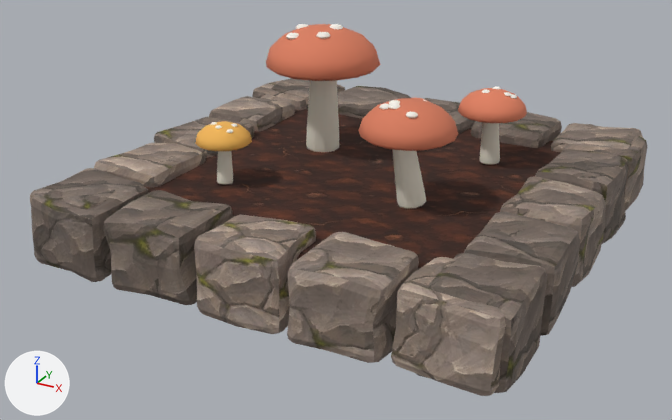
The glTF model assets/models/stations/farm_plot.glb: old version first, new version second.
Both versions are drawn from a 50 mm camera at (1.122, -2.2, 1.135) aimed at (-0.029, -0.108, 0.089). The lights are fixed; the arrows at lower left show +X, +Y and +Z. The first picture is the older version. Vertices at exactly the same position are counted once.

The older version as bpy lines, for what is in view:
```python
me_sphere_024 = bpy.data.meshes.new('Sphere.024')
me_sphere_024.from_pydata(...)  # 5998 vertices, 11772 faces; spans x -0.671..0.671, y -0.672..0.672, z 0.0..0.547
me_sphere_024.materials.append(mat_spot)  # white #f9f6ed
me_sphere_024.materials.append(mat_soil_b)  # picture img_soil_b
me_sphere_024.materials.append(mat_stone_b)  # picture img_stone_b
me_sphere_024.materials.append(mat_stone_c)  # picture img_stone_c
me_sphere_024.materials.append(mat_stone_a)  # picture img_stone_a
me_sphere_024.materials.append(mat_bone__0_07)  # pale yellow #e6e0d1
me_sphere_024.materials.append(mat_mushroom_red__0_06)  # orange #da7d5e
me_sphere_024.materials.append(mat_gill)  # pale yellow #efe5ce
me_sphere_024.materials.append(mat_bone__0_03)  # pale yellow #f0ead9
me_sphere_024.materials.append(mat_mushroom_red__0_09)  # orange #d87c5d
me_sphere_024.materials.append(mat_bone__0_05)  # pale yellow #e8e2d2
me_sphere_024.materials.append(mat_mushroom_red__0_01)  # orange #e08161
me_sphere_024.materials.append(mat_crystal_amber__0_08)  # orange #f1b556
me_sphere_024.materials.append(mat_bone__0_01)  # pale yellow #ece6d6
me_sphere_024.materials.append(mat_mushroom_red__0_04)  # orange #e58463
ob_model = bpy.data.objects.new('model', me_sphere_024)
ob_model.location = (0.0, 0.0, 0.0)
```
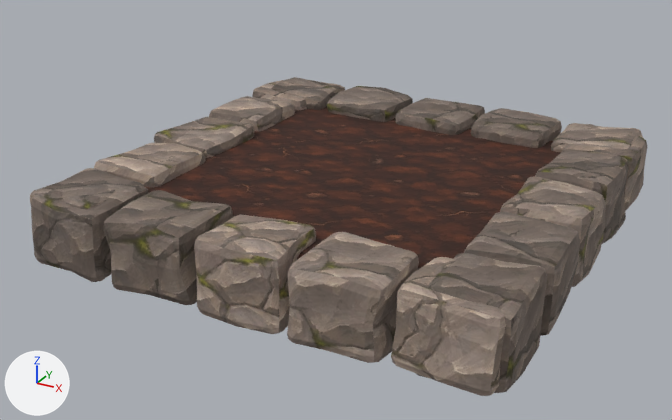
Edits to the bpy script that builds the scene:
```text
Change me_sphere_024:
    used by ob_model
    remove me_sphere_024.from_pydata(...)  # 5998 vertices, 11772 faces; spans x -0.671..0.671, y -0.672..0.672, z 0.0..0.547
    remove me_sphere_024.materials.append(mat_spot)  # white #f9f6ed
    add me_sphere_024.from_pydata(...)  # 2058 vertices, 4032 faces; spans x -0.671..0.671, y -0.672..0.672, z 0.0..0.223
    me_sphere_024 part 1: 35 loose pieces with 3940 vertices, spanning x -0.374..0.381, y -0.328..0.362, z 0.167..0.547, are deleted
    remove me_sphere_024.materials.append(mat_bone__0_07)  # pale yellow #e6e0d1
    remove me_sphere_024.materials.append(mat_mushroom_red__0_06)  # orange #da7d5e
    remove me_sphere_024.materials.append(mat_gill)  # pale yellow #efe5ce
    remove me_sphere_024.materials.append(mat_bone__0_03)  # pale yellow #f0ead9
    remove me_sphere_024.materials.append(mat_mushroom_red__0_09)  # orange #d87c5d
    remove me_sphere_024.materials.append(mat_bone__0_05)  # pale yellow #e8e2d2
    remove me_sphere_024.materials.append(mat_mushroom_red__0_01)  # orange #e08161
    remove me_sphere_024.materials.append(mat_crystal_amber__0_08)  # orange #f1b556
    remove me_sphere_024.materials.append(mat_bone__0_01)  # pale yellow #ece6d6
    remove me_sphere_024.materials.append(mat_mushroom_red__0_04)  # orange #e58463
```

Changed parts and their boxes [x1, y1, x2, y2] in the pictures (672 x 420 px):
'model', reshaped (14% shorter)
    before: [30, 24, 647, 396]
    after: [30, 77, 647, 396]
part 1 of me_sphere_024, deleted
    before: [195, 24, 527, 209]
